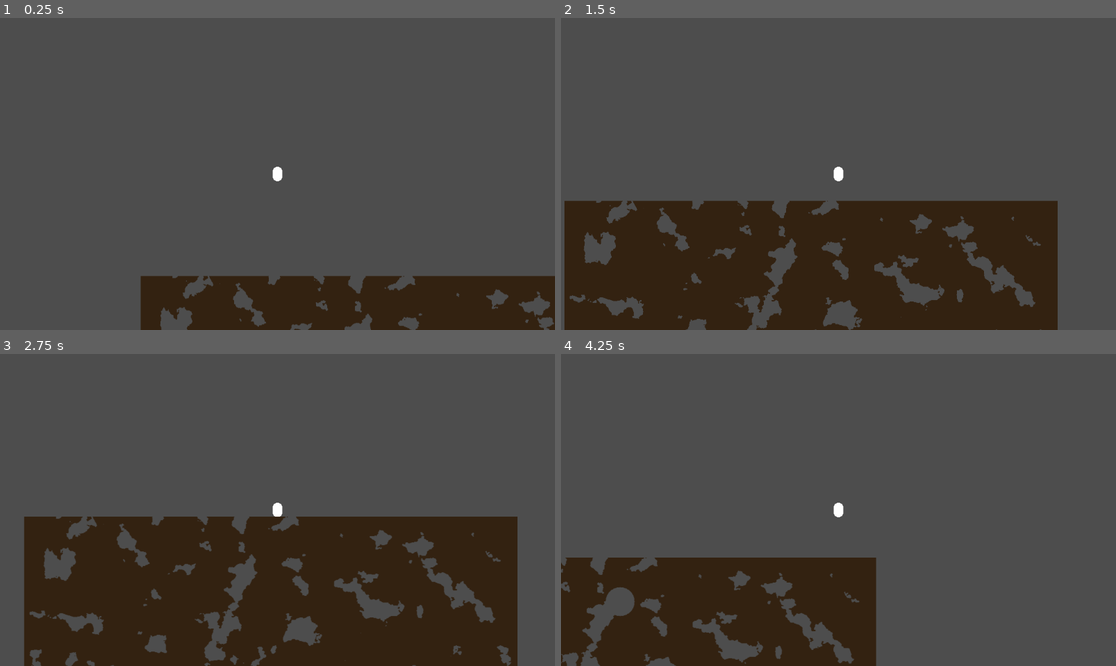
Above: before the commit, frames 1-4 (two rows, left to right).
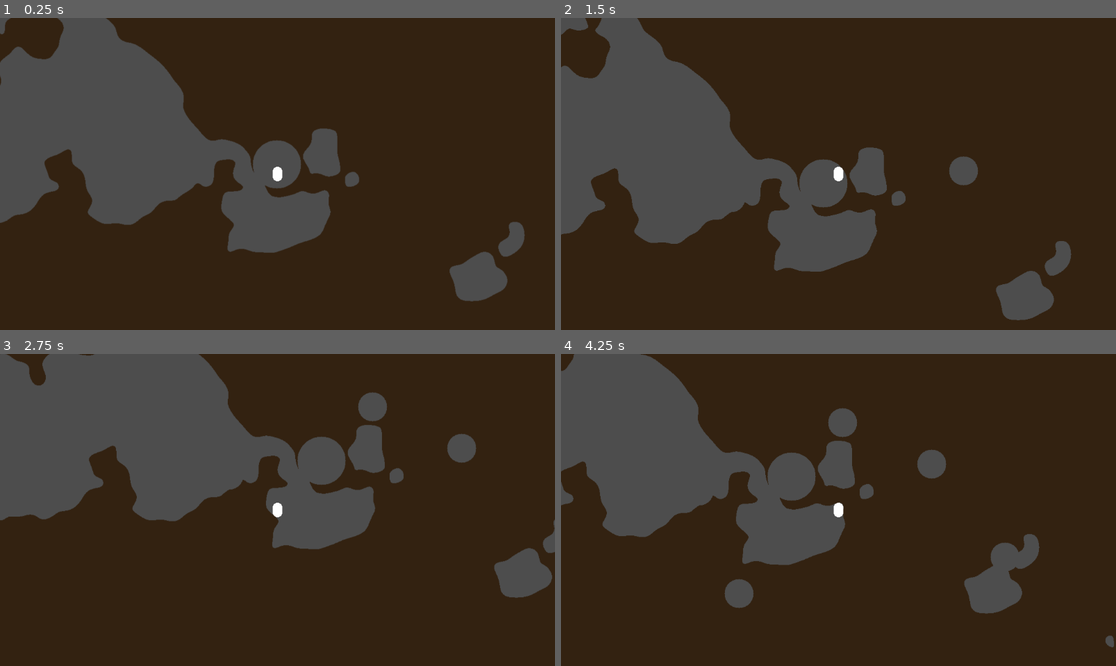
Above: after the commit, the same moments.

Repository: rcfox/DigGame
Game: Godot game, scene res://world.tscn
Same seed, same stepped clock (60 frames per second), same inputs: the game is played once before the commit and once after it.
Inputs (mouse positions are in pixels of both pictures, inside the frame that each line leads up to):
- Up to frame 1 (0.25 s): no input
- Up to frame 2 (1.5 s): move the mouse to (960, 158) at 0.52 s; hold D (right) from 0.53 s (still down); tap W (up) at 0.6, 0.77, 1.07, 1.35 s; click (960, 158) at 0.67 s; move the mouse to (727, 189) at 1.27 s; click (727, 189) at 1.42 s
- Up to frame 3 (2.75 s): tap W (up) at 1.52, 1.82, 2.1 s; move the mouse to (333, 441) at 2.02 s; release D (right) at 2.03 s; hold A (left) from 2.03 s (still down); click (333, 441) at 2.17 s
- Up to frame 4 (4.25 s): move the mouse to (810, 572) at 2.77 s; release A (left) at 2.78 s; hold D (right) from 2.78 s (still down); tap W (up) at 2.85, 3.02, 3.32, 3.6, 3.77, 4.07 s; click (810, 572) at 2.92 s; move the mouse to (1005, 556) at 3.52 s; click (1005, 556) at 3.67 s

The runs differ from the first frame. In frame 1, 65% of the frame differs, in the area x 0-100%, y 0-100%; in frame 2, 56%; in frame 3, 39%; in frame 4, 63%.

Commit message:
Remove the notion of the terrain having a definite width and height. Terrain can now be generated infinitely in any direction, and chunks are generated on demand.

Diff:
--- a/destructible_terrain.gd
+++ b/destructible_terrain.gd
@@ -1,20 +1,5 @@
 #@tool
 extends Node2D
-
-@export var width: int = 1024:
-	set(value):
-		width = value
-		init_terrain()
-
-@export var height: int = 768:
-	set(value):
-		height = value
-		init_terrain()
-
-@export var sky_height: int = 200:
-	set(value):
-		sky_height = value
-		init_terrain()
 
 @export var chunk_size: int = 128:
 	set(value):
@@ -26,27 +11,50 @@
 		terrain_color = value
 		init_terrain()
 
+@export var load_radius: int = 5  # Chunks to keep loaded around player
+@export var unload_radius: int = 10  # Unload beyond this distance
+
+@export var players: Array[Node2D] = []
+
 var noise = FastNoiseLite.new()
 
-var dirty_chunks: Array[int]
-var chunks: Array[TerrainChunk] = []
+var chunks: Dictionary[Vector2i, TerrainChunk] = {}
+var dirty_chunks: Dictionary[Vector2i, bool] = {}
+
+var chunks_to_generate: Array[Vector2i] = []
+
+func get_chunk_coords(world_pos: Vector2i) -> Vector2i:
+	return Vector2i(
+		floori(world_pos.x / float(chunk_size)),
+		floori(world_pos.y / float(chunk_size))
+	)
+
+func get_or_create_chunk(chunk_coords: Vector2i) -> TerrainChunk:
+	if chunk_coords not in chunks:
+		var chunk = TerrainChunk.new(chunk_coords, Vector2i(chunk_size, chunk_size), terrain_color)
+		chunk.generate_from_noise(noise)
+		chunk.update()
+		$Chunks.add_child(chunk)
+		chunks[chunk_coords] = chunk
+	return chunks[chunk_coords]
 
 func init_terrain() -> void:
 	if not is_inside_tree():
 		return
+	noise.frequency = 0.001
 
-	init_chunks()
-	update_terrain()
-
-func init_chunks() -> void:
 	for child in $Chunks.get_children():
 		child.queue_free()
 
-	chunks = TerrainChunk.generate_chunks(width, height, chunk_size, noise, terrain_color)
-	for chunk_idx in range(chunks.size()):
-		var chunk = chunks[chunk_idx]
-		$Chunks.add_child(chunk)
-		dirty_chunks.append(chunk_idx)
+	update_terrain()
+	update_loaded_chunks()
+
+	for coords in chunks_to_generate:
+		get_or_create_chunk(coords)
+	chunks_to_generate.clear()
+
+	for player in players:
+		carve_circle(player.global_position, 50)
 
 func update_terrain() -> void:
 	for chunk_idx in dirty_chunks:
@@ -55,10 +63,45 @@
 
 	dirty_chunks.clear()
 
+func update_loaded_chunks() -> void:
+	var to_unload: Array[Vector2i] = []
+	for player in players:
+		var player_chunk = get_chunk_coords(Vector2i(player.global_position))
+
+		# Load chunks around player
+		for cy in range(player_chunk.y - load_radius, player_chunk.y + load_radius + 1):
+			for cx in range(player_chunk.x - load_radius, player_chunk.x + load_radius + 1):
+				var coords = Vector2i(cx, cy)
+				if coords not in chunks and coords not in chunks_to_generate:
+					# Queue chunks to be loaded so they can be spread out over multiple frames.
+					chunks_to_generate.append(coords)
+
+		# Unload distant chunks
+		for chunk_coords in chunks.keys():
+			var dist = (chunk_coords - player_chunk).length()
+			if dist > unload_radius:
+				to_unload.append(chunk_coords)
+
+	for coords in to_unload:
+		unload_chunk(coords)
+
+func unload_chunk(chunk_coords: Vector2i) -> void:
+	if chunk_coords in chunks:
+		chunks[chunk_coords].queue_free()
+		chunks.erase(chunk_coords)
+
 func _ready() -> void:
 	init_terrain()
 
 func _process(_delta: float) -> void:
+	update_loaded_chunks()
+
+	var chunks_this_frame = 2
+	while chunks_this_frame > 0 and chunks_to_generate.size() > 0:
+		var coords = chunks_to_generate.pop_back()
+		get_or_create_chunk(coords)
+		chunks_this_frame -= 1
+
 	update_terrain()
 
 func _input(event):
@@ -72,15 +115,13 @@
 		for dx in range(-dx_max, dx_max + 1):
 			var x = center.x + dx
 			var y = center.y + dy
-			if x >= 0 and x < width and y >= 0 and y < height:
-				var chunk_index = TerrainChunk.get_chunk_index(width, height, chunk_size, x, y)
-				var chunk = chunks[chunk_index]
-				var terrain = chunk.terrain
-				var cx = x - chunk.rect.position.x
-				var cy = y - chunk.rect.position.y
-				# This array should usually be tiny, so the "not in" check should be cheap.
-				if chunk_index not in dirty_chunks:
-					dirty_chunks.append(chunk_index)
-				var color = terrain.get_pixel(cx, cy)
-				color.a = 0
-				terrain.set_pixel(cx, cy, color)
+
+			var chunk_coords = get_chunk_coords(Vector2i(x, y))
+			var chunk = chunks[chunk_coords]
+			var terrain = chunk.terrain
+			var cx = x - chunk.position.x
+			var cy = y - chunk.position.y
+			var color = terrain.get_pixel(cx, cy)
+			color.a = 0
+			terrain.set_pixel(cx, cy, color)
+			dirty_chunks[chunk_coords] = true
--- a/terrain_chunk.gd
+++ b/terrain_chunk.gd
@@ -1,82 +1,34 @@
 class_name TerrainChunk
 extends Node2D
 
-var rect: Rect2i
+var coords: Vector2i
+var size: Vector2i
 var sprite: Sprite2D
 var collision_body: StaticBody2D
 var terrain: Image
-var noise: FastNoiseLite
 
 var terrain_threshold = -0.3
 var terrain_color: Color
 
-static func generate_chunks(
-	width: int,
-	height: int,
-	chunk_size: int,
-	noise_src: FastNoiseLite,
-	terrain_color: Color
-	) -> Array[TerrainChunk]:
-	var num_chunks = TerrainChunk.get_num_chunks(width, height, chunk_size)
-	var chunks: Array[TerrainChunk] = []
-	for chunk_idx in range(num_chunks):
-		var chunk_rect = TerrainChunk.get_chunk_rect(width, height, chunk_size, chunk_idx)
-		var chunk = TerrainChunk.new(chunk_rect, noise_src, terrain_color)
-		chunk.generate_from_noise()
-		chunks.append(chunk)
-	return chunks
-
-static func get_num_chunks(width: int, height: int, chunk_size: int) -> int:
-	return ceili(width / float(chunk_size)) * ceili(height / float(chunk_size))
-
-static func get_chunk_index(width: int, height: int, chunk_size: int, x: int, y: int) -> int:
-	if x < 0 or x >= width or y < 0 or y >= height:
-		return -1
-
-	var chunks_per_row = ceili(width / float(chunk_size))
-
-	@warning_ignore("integer_division")
-	var chunk_x = x / chunk_size
-	@warning_ignore("integer_division")
-	var chunk_y = y / chunk_size
-	return chunk_y * chunks_per_row + chunk_x
-
-static func get_chunk_rect(width: int, height: int, chunk_size: int, chunk_index: int) -> Rect2i:
-	var chunks_per_row = ceili(width / float(chunk_size))
-
-	var chunk_x = chunk_index % chunks_per_row
-	@warning_ignore("integer_division")
-	var chunk_y = chunk_index / chunks_per_row
-
-	var x = chunk_x * chunk_size
-	var y = chunk_y * chunk_size
-
-	# Handle edge chunks that might be smaller
-	var w = mini(chunk_size, width - x)
-	var h = mini(chunk_size, height - y)
-
-	return Rect2i(x, y, w, h)
-
-
-func _init(chunk_rect: Rect2i, noise_src: FastNoiseLite, terrain_color: Color) -> void:
-	self.rect = chunk_rect
-	self.noise = noise_src
-	self.terrain_color = terrain_color
-	self.terrain = Image.create_empty(self.rect.size[0], self.rect.size[1], false, Image.FORMAT_RGBA8)
-	self.position = self.rect.position
+func _init(chunk_coords: Vector2i, chunk_size: Vector2i, terrain_color_: Color) -> void:
+	self.coords = chunk_coords
+	self.position = Vector2(chunk_coords.x * chunk_size.x, chunk_coords.y * chunk_size.y)
+	self.size = chunk_size
+	self.terrain_color = terrain_color_
+	self.terrain = Image.create_empty(self.size[0], self.size[1], false, Image.FORMAT_RGBA8)
 	self.collision_body = StaticBody2D.new()
 	self.collision_body.visible = false
 	self.sprite = Sprite2D.new()
-	self.sprite.position = self.rect.size / 2.0
+	self.sprite.position = self.size / 2.0
 	add_child(self.sprite)
 	add_child(self.collision_body)
 
-func generate_from_noise() -> void:
+func generate_from_noise(noise: FastNoiseLite) -> void:
 	var transparent = Color(terrain_color)
 	transparent.a = 0
-	for y in rect.size.y:
-		for x in rect.size.x:
-			var world_pos = rect.position + Vector2i(x, y)
+	for y in size.y:
+		for x in size.x:
+			var world_pos = Vector2i(int(position.x) + x, int(position.y) + y)
 			var noise_val = noise.get_noise_2d(world_pos.x, world_pos.y)
 			if noise_val > terrain_threshold:
 				terrain.set_pixel(x, y, terrain_color)
@@ -95,8 +47,9 @@
 	var collidable = BitMap.new()
 	collidable.create_from_image_alpha(terrain)
 
-	var polygons = collidable.opaque_to_polygons(Rect2i(Vector2i(0, 0), rect.size), 2)
+	var polygons = collidable.opaque_to_polygons(Rect2i(Vector2i(0, 0), size), 2)
 	for polygon in polygons:
-		var collision = CollisionPolygon2D.new()
-		collision.polygon = polygon
-		collision_body.add_child(collision)
+		if polygon.size() > 2:
+			var collision = CollisionPolygon2D.new()
+			collision.polygon = polygon
+			collision_body.add_child(collision)
--- a/world.tscn
+++ b/world.tscn
@@ -5,7 +5,8 @@
 
 [node name="World" type="Node2D" unique_id=869695374]
 
-[node name="DestructibleTerrain" parent="." unique_id=1032730928 instance=ExtResource("1_f3sb7")]
+[node name="DestructibleTerrain" parent="." unique_id=1032730928 node_paths=PackedStringArray("players") instance=ExtResource("1_f3sb7")]
+players = [NodePath("../Player")]
 
 [node name="Player" parent="." unique_id=44482857 instance=ExtResource("2_fj7yv")]
 position = Vector2(284, -245)
